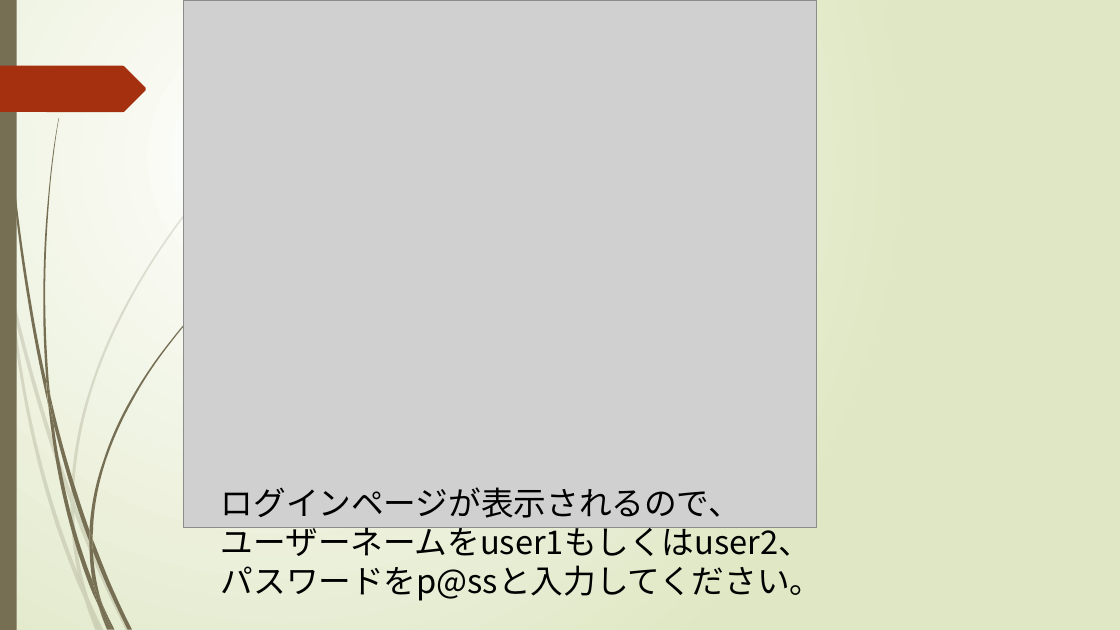
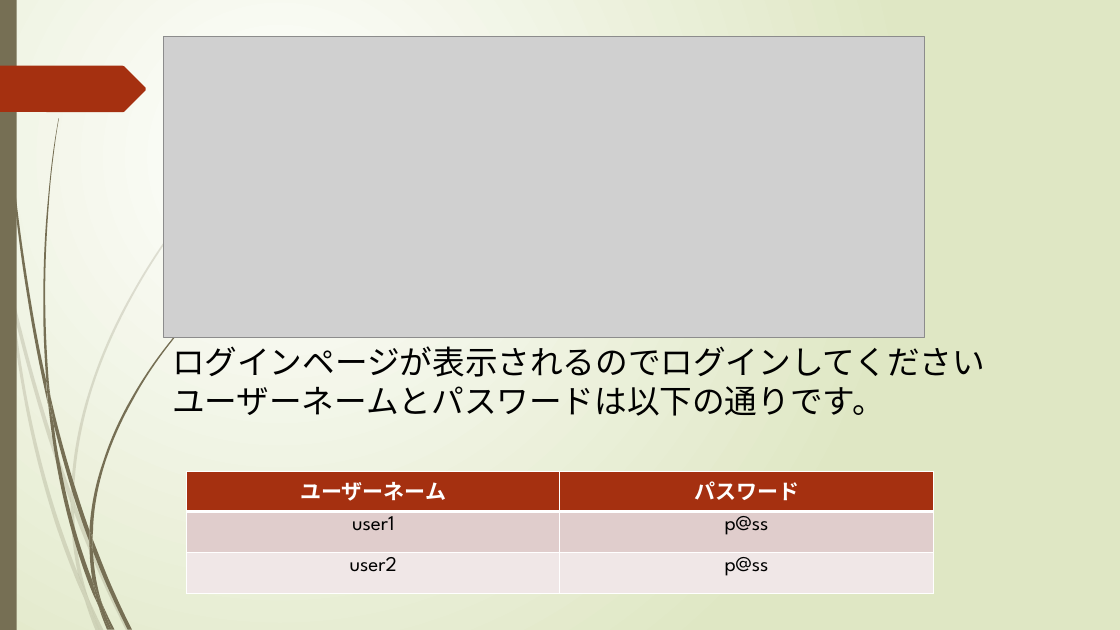
Before and after one commit to e1b20111/hogemon, a slide deck: slide 8 of hogemonマニュアル.pptx (slide 9 before the commit). Drawn at 1120x630 pixels with LibreOffice and Linux fonts; fonts in the diff are those of the drawing; grey boxes stand for pictures. Boxes give left, top, right and bottom in pixels: in the first picture for what was removed or moved away, otherwise in the second. Text is boxed around its words. In the diff, an @@ line names an element or a change of style, - is before the commit and + after.

```diff
--- a/hogemonマニュアル.pptx
+++ b/hogemonマニュアル.pptx
@@ picture: place and size @@
-picture at box(183, 0, 817, 528)
+picture at box(164, 36, 925, 337)
@@ text at box(172, 340, 985, 416): text changed @@
-ログインページが表示されるので、
-ユーザーネームをuser1もしくはuser2、
-パスワードをp@ssと入力してください。
+ログインページが表示されるのでログインしてください
+ユーザーネームとパスワードは以下の通りです。
@@ table added at box(187, 471, 933, 594), 3 rows, 2 columns @@
+ユーザーネーム | パスワード
+user1 | p@ss
+user2 | p@ss
```
Also in this commit, not shown: 17 other slides changed, 1 slide removed, 1 other file.
